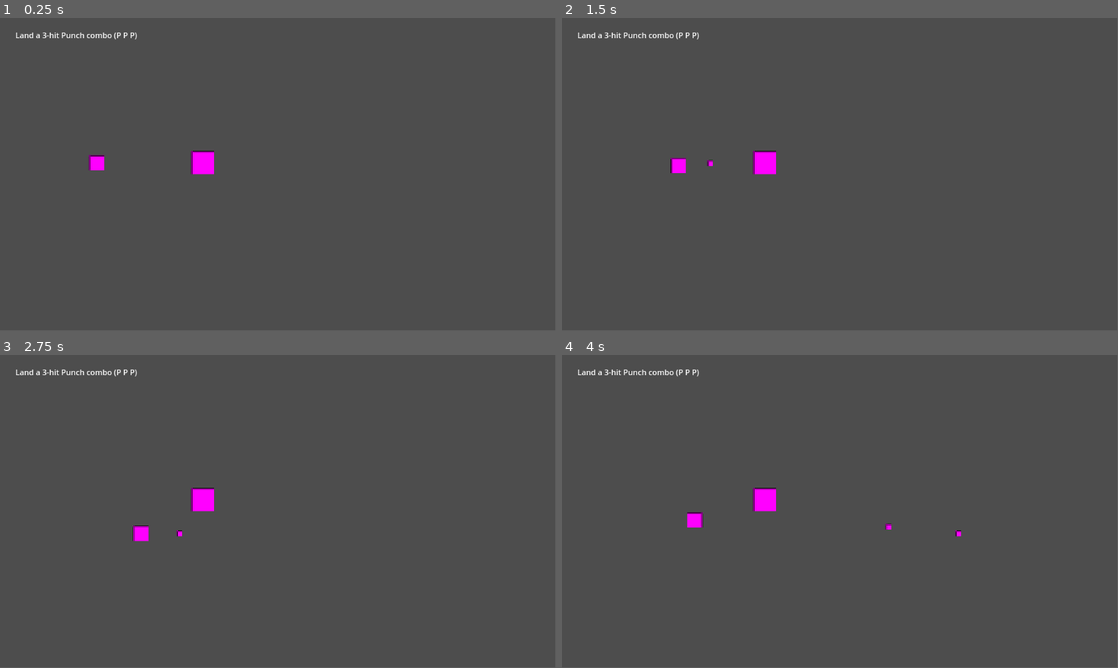
Above: before the commit, frames 1-4 (two rows, left to right).
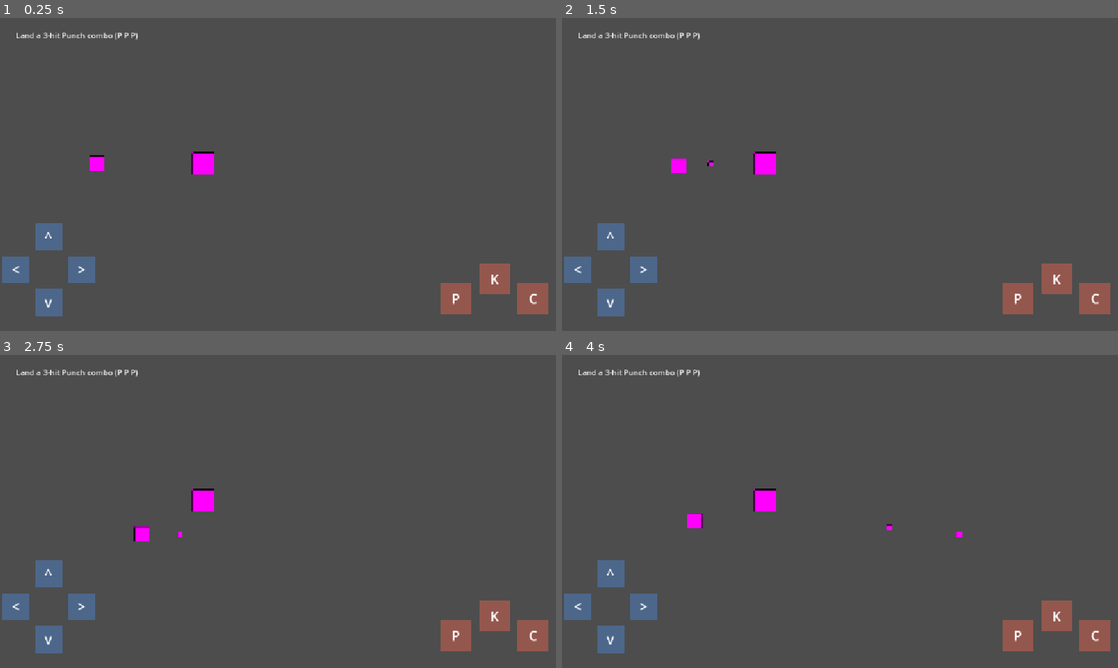
Above: after the commit, the same moments.

Repository: ialmeida/brk
Game: Godot game, scene res://scenes/Dojo.tscn
Same seed, same stepped clock (60 frames per second), same inputs: the game is played once before the commit and once after it.
Inputs:
- Up to frame 1 (0.25 s): no input
- Up to frame 2 (1.5 s): tap Enter at 0.5 s; hold D (move_right) 0.53-1.28 s; hold L (charge) 0.53-1.28 s; tap K (kick) at 0.8, 1.35 s; hold S (move_down) from 1.28 s (still down)
- Up to frame 3 (2.75 s): tap J (punch) at 1.55 s; release S (move_down) at 2.03 s; hold D (move_right) from 2.03 s (still down); hold J (punch) from 2.03 s (still down); tap L (charge) at 2.3 s
- Up to frame 4 (4 s): release D (move_right) at 2.78 s; release J (punch) at 2.78 s; hold W (move_up) 2.78-3.53 s; tap L (charge) at 2.85 s; tap K (kick) at 3.05 s; hold A (move_left) from 3.53 s (still down); hold K (kick) from 3.53 s (still down); tap J (punch) at 3.8 s
In our replay, the window is 799x449 before the commit and 800x450 after it. These sizes can differ from the game's own. Grey fills any space a smaller window leaves; there, only what the larger window draws over its background counts as a difference.

The runs differ from the first frame. In frame 1, 3.7% of the frame differs, in the area x 0-99%, y 4-96%; in frame 2, 3.7%; in frame 3, 3.7%; in frame 4, 3.7%.

Commit message:
Add on-screen touch controls for mobile play
Adds a reusable TouchControls scene (TouchScreenButton-based d-pad
and punch/kick/charge buttons) wired directly to the existing
move_*/punch/kick/charge InputMap actions, instanced into Dojo and
BossArena. Also configures the viewport to stretch/expand to fit
mobile screens and enables touch emulation from mouse for desktop
browser testing.

Diff:
--- a/project.godot
+++ b/project.godot
@@ -73,6 +73,18 @@
 2d_physics/layer_6="player_hurtbox"
 2d_physics/layer_7="enemy_hurtbox"
 
+[display]
+
+window/size/viewport_width=1152
+window/size/viewport_height=648
+window/stretch/mode="canvas_items"
+window/stretch/aspect="expand"
+window/handheld/orientation="landscape"
+
+[input_devices]
+
+pointing/emulate_touch_from_mouse=true
+
 [rendering]
 
 renderer/rendering_method="gl_compatibility"
--- a/scenes/BossArena.tscn
+++ b/scenes/BossArena.tscn
@@ -1,8 +1,9 @@
-[gd_scene load_steps=4 format=3]
+[gd_scene load_steps=5 format=3]
 
 [ext_resource type="Script" path="res://scenes/BossArena.gd" id="1"]
 [ext_resource type="PackedScene" path="res://actors/player/Player.tscn" id="2"]
 [ext_resource type="PackedScene" path="res://actors/boss/Boss.tscn" id="3"]
+[ext_resource type="PackedScene" path="res://ui/TouchControls.tscn" id="4"]
 
 [node name="BossArena" type="Node2D"]
 script = ExtResource("1")
@@ -17,6 +18,8 @@
 
 [node name="Camera2D" type="Camera2D" parent="."]
 position = Vector2(420, 360)
+
+[node name="TouchControls" parent="." instance=ExtResource("4")]
 
 [node name="HUD" type="CanvasLayer" parent="."]
 
--- a/scenes/Dojo.tscn
+++ b/scenes/Dojo.tscn
@@ -1,8 +1,9 @@
-[gd_scene load_steps=5 format=3]
+[gd_scene load_steps=6 format=3]
 
 [ext_resource type="Script" path="res://scenes/Dojo.gd" id="1"]
 [ext_resource type="PackedScene" path="res://actors/player/Player.tscn" id="2"]
 [ext_resource type="PackedScene" path="res://actors/boss/Boss.tscn" id="3"]
+[ext_resource type="PackedScene" path="res://ui/TouchControls.tscn" id="4"]
 
 [sub_resource type="RectangleShape2D" id="RectangleShape2D_trigger"]
 size = Vector2(64, 96)
@@ -27,6 +28,8 @@
 offset_bottom = 64.0
 text = "Land a 3-hit Punch combo (P P P)"
 
+[node name="TouchControls" parent="." instance=ExtResource("4")]
+
 [node name="StageTriggers" type="Node" parent="."]
 
 [node name="PunchZone" type="Area2D" parent="StageTriggers"]
--- /dev/null
+++ b/ui/TouchControls.tscn
@@ -0,0 +1,199 @@
+[gd_scene load_steps=3 format=3]
+
+[sub_resource type="RectangleShape2D" id="RectangleShape2D_dpad"]
+size = Vector2(56, 56)
+
+[sub_resource type="RectangleShape2D" id="RectangleShape2D_action"]
+size = Vector2(64, 64)
+
+[node name="TouchControls" type="CanvasLayer"]
+layer = 10
+
+[node name="BtnUp" type="TouchScreenButton" parent="."]
+position = Vector2(100, 452)
+shape = SubResource("RectangleShape2D_dpad")
+shape_centered = true
+shape_visible = false
+visibility_mode = 0
+action = "move_up"
+
+[node name="Bg" type="ColorRect" parent="BtnUp"]
+offset_left = -28.0
+offset_top = -28.0
+offset_right = 28.0
+offset_bottom = 28.0
+mouse_filter = 2
+color = Color(0.3, 0.6, 1, 0.35)
+
+[node name="Label" type="Label" parent="BtnUp"]
+offset_left = -28.0
+offset_top = -28.0
+offset_right = 28.0
+offset_bottom = 28.0
+mouse_filter = 2
+theme_override_font_sizes/font_size = 28
+text = "^"
+horizontal_alignment = 1
+vertical_alignment = 1
+
+[node name="BtnDown" type="TouchScreenButton" parent="."]
+position = Vector2(100, 588)
+shape = SubResource("RectangleShape2D_dpad")
+shape_centered = true
+shape_visible = false
+visibility_mode = 0
+action = "move_down"
+
+[node name="Bg" type="ColorRect" parent="BtnDown"]
+offset_left = -28.0
+offset_top = -28.0
+offset_right = 28.0
+offset_bottom = 28.0
+mouse_filter = 2
+color = Color(0.3, 0.6, 1, 0.35)
+
+[node name="Label" type="Label" parent="BtnDown"]
+offset_left = -28.0
+offset_top = -28.0
+offset_right = 28.0
+offset_bottom = 28.0
+mouse_filter = 2
+theme_override_font_sizes/font_size = 28
+text = "v"
+horizontal_alignment = 1
+vertical_alignment = 1
+
+[node name="BtnLeft" type="TouchScreenButton" parent="."]
+position = Vector2(32, 520)
+shape = SubResource("RectangleShape2D_dpad")
+shape_centered = true
+shape_visible = false
+visibility_mode = 0
+action = "move_left"
+
+[node name="Bg" type="ColorRect" parent="BtnLeft"]
+offset_left = -28.0
+offset_top = -28.0
+offset_right = 28.0
+offset_bottom = 28.0
+mouse_filter = 2
+color = Color(0.3, 0.6, 1, 0.35)
+
+[node name="Label" type="Label" parent="BtnLeft"]
+offset_left = -28.0
+offset_top = -28.0
+offset_right = 28.0
+offset_bottom = 28.0
+mouse_filter = 2
+theme_override_font_sizes/font_size = 28
+text = "<"
+horizontal_alignment = 1
+vertical_alignment = 1
+
+[node name="BtnRight" type="TouchScreenButton" parent="."]
+position = Vector2(168, 520)
+shape = SubResource("RectangleShape2D_dpad")
+shape_centered = true
+shape_visible = false
+visibility_mode = 0
+action = "move_right"
+
+[node name="Bg" type="ColorRect" parent="BtnRight"]
+offset_left = -28.0
+offset_top = -28.0
+offset_right = 28.0
+offset_bottom = 28.0
+mouse_filter = 2
+color = Color(0.3, 0.6, 1, 0.35)
+
+[node name="Label" type="Label" parent="BtnRight"]
+offset_left = -28.0
+offset_top = -28.0
+offset_right = 28.0
+offset_bottom = 28.0
+mouse_filter = 2
+theme_override_font_sizes/font_size = 28
+text = ">"
+horizontal_alignment = 1
+vertical_alignment = 1
+
+[node name="BtnPunch" type="TouchScreenButton" parent="."]
+position = Vector2(944, 580)
+shape = SubResource("RectangleShape2D_action")
+shape_centered = true
+shape_visible = false
+visibility_mode = 0
+action = "punch"
+
+[node name="Bg" type="ColorRect" parent="BtnPunch"]
+offset_left = -32.0
+offset_top = -32.0
+offset_right = 32.0
+offset_bottom = 32.0
+mouse_filter = 2
+color = Color(1, 0.4, 0.3, 0.4)
+
+[node name="Label" type="Label" parent="BtnPunch"]
+offset_left = -32.0
+offset_top = -32.0
+offset_right = 32.0
+offset_bottom = 32.0
+mouse_filter = 2
+theme_override_font_sizes/font_size = 28
+text = "P"
+horizontal_alignment = 1
+vertical_alignment = 1
+
+[node name="BtnKick" type="TouchScreenButton" parent="."]
+position = Vector2(1024, 540)
+shape = SubResource("RectangleShape2D_action")
+shape_centered = true
+shape_visible = false
+visibility_mode = 0
+action = "kick"
+
+[node name="Bg" type="ColorRect" parent="BtnKick"]
+offset_left = -32.0
+offset_top = -32.0
+offset_right = 32.0
+offset_bottom = 32.0
+mouse_filter = 2
+color = Color(1, 0.4, 0.3, 0.4)
+
+[node name="Label" type="Label" parent="BtnKick"]
+offset_left = -32.0
+offset_top = -32.0
+offset_right = 32.0
+offset_bottom = 32.0
+mouse_filter = 2
+theme_override_font_sizes/font_size = 28
+text = "K"
+horizontal_alignment = 1
+vertical_alignment = 1
+
+[node name="BtnCharge" type="TouchScreenButton" parent="."]
+position = Vector2(1104, 580)
+shape = SubResource("RectangleShape2D_action")
+shape_centered = true
+shape_visible = false
+visibility_mode = 0
+action = "charge"
+
+[node name="Bg" type="ColorRect" parent="BtnCharge"]
+offset_left = -32.0
+offset_top = -32.0
+offset_right = 32.0
+offset_bottom = 32.0
+mouse_filter = 2
+color = Color(1, 0.4, 0.3, 0.4)
+
+[node name="Label" type="Label" parent="BtnCharge"]
+offset_left = -32.0
+offset_top = -32.0
+offset_right = 32.0
+offset_bottom = 32.0
+mouse_filter = 2
+theme_override_font_sizes/font_size = 28
+text = "C"
+horizontal_alignment = 1
+vertical_alignment = 1
Not shown, changed: .gitignore
